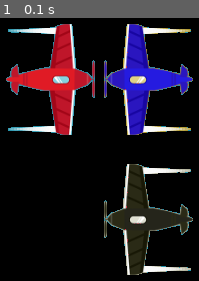
Above: before the commit, frame 1.
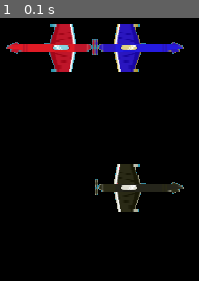
Above: after the commit, the same moment.

Repository: artzhemch/pygame_project
Game: pygame game, started from image_processing.py
The game is run twice, just before and just after one commit, with the same random seed, the same clock (stepped at 60 frames per second) and the same inputs.
Inputs:
- Up to frame 1 (0.1 s): no input

The runs differ from the first frame. In frame 1, 26% of the frame differs, in the area x 3-97%, y 2-98%.

Commit message:
Создание уровня, перемещение самолётов и их генерация

Diff:
--- a/constants.py
+++ b/constants.py
@@ -1,7 +1,9 @@
-WIDTH, HEIGHT = 700, 500
+SCREEN_WIDTH, SCREEN_HEIGHT = 700, 500
 IMAGES_DIRECTORY = 'images'
 BACKGROUND_COLOR = (38, 149, 173)
-DEFAULT_BULLET_SPEED = (10, 0)
+DEFAULT_BULLET_SPEED = (15, 0)
 DEFAULT_ENEMY_SPEED = (-10, 0)
 DEFAULT_HP = 1
 PLAYER_HP = 100
+PROJ_SPEED = 15
+RATE_OF_FIRE = 10
--- a/entity_class.py
+++ b/entity_class.py
@@ -48,7 +48,6 @@
             if len(collides) > 0:
                 for i in collides:
                     self.get_hit(i)
-                #self.rect = self.rect.move(10, 10)
 
     def get_hit(self, other):
         "Столкновение с другим объектом"
@@ -60,7 +59,6 @@
 
     def receive_damage(self, damage: int):
         self.hp -= damage
-        print(self.hp)
         if self.hp <= 0:
             self.get_destroyed()
 
--- a/image_processing.py
+++ b/image_processing.py
@@ -24,7 +24,7 @@
     x, y = im.size
     for i in range(x):
         for j in range(y):
-            r, g, b = pixels[i, j]
+            r, g, b = pixels[i, j][:3]
             if abs(sum(pixels[i, j]) - sum(pixels[0, 0])) > 10:
                 if not key:
                     pixels[i, j] = b, g, r
--- a/main.py
+++ b/main.py
@@ -1,21 +1,25 @@
 import pygame
 import os
 import sys
+import random
 from entity_class import Entity
 from plane_class import Plane, Player
-from constants import BACKGROUND_COLOR, WIDTH, HEIGHT
+from constants import BACKGROUND_COLOR, SCREEN_WIDTH, SCREEN_HEIGHT
+
+
+def create_enemy(all_sprites: pygame.sprite.Group) -> Plane:
+    """Создаёт противника в случайном месте на экране"""
+    y = random.randrange(50, SCREEN_HEIGHT - 50)
+    return Plane(all_sprites, alliance=-1, x=SCREEN_WIDTH, y=y)
 
 
 def main():
     pygame.init()
-    size = WIDTH, HEIGHT
+    size = SCREEN_WIDTH, SCREEN_HEIGHT
     clock = pygame.time.Clock()
     screen = pygame.display.set_mode(size)
     all_sprites = pygame.sprite.Group()
     Entity.all_sprites = all_sprites
-
-    Plane(all_sprites, x=100, y=400)
-    Plane(all_sprites, alliance=-1, x=100, y=100, v_x=0, v_y=5)
     player = Player(all_sprites, alliance=1, x=0, y=0)
     running = True
     t = 0
@@ -23,11 +27,13 @@
         for event in pygame.event.get():
             if event.type == pygame.QUIT:
                 running = False
-            if event.type == pygame.MOUSEMOTION:
+            if event.type == pygame.MOUSEMOTION and pygame.mouse.get_focused():
                 x, y = event.pos
-                player.rect.topleft = x - 50, y - 50
+                dx, dy = player.image.get_size()
+                player.rect.topleft = x - dx // 2, y - dy // 2
         if t % 10 == 0:
-            Plane(all_sprites, alliance=-1, x=700, y=100)
+            x = create_enemy(all_sprites)
+            x.fire()
         screen.fill(pygame.Color(BACKGROUND_COLOR))
         all_sprites.draw(screen)
         all_sprites.update()
--- a/plane_class.py
+++ b/plane_class.py
@@ -1,6 +1,7 @@
 from entity_class import Entity
 from image_processing import load_image
-from constants import DEFAULT_ENEMY_SPEED, DEFAULT_HP, PLAYER_HP
+from constants import DEFAULT_ENEMY_SPEED, DEFAULT_HP, \
+    PLAYER_HP, PROJ_SPEED, DEFAULT_RATE_OF_FIRE
 from projectile_class import Projectile
 
 
@@ -17,24 +18,41 @@
                  hp: int = DEFAULT_HP,
                  collision_damage: int = 1,
                  v_x: int = DEFAULT_ENEMY_SPEED[0],
-                 v_y: int = DEFAULT_ENEMY_SPEED[1]):
+                 v_y: int = DEFAULT_ENEMY_SPEED[1],
+                 bullet_speed: tuple[int, int] = (-PROJ_SPEED, 0),
+                 rate_of_fire: int = RATE_OF_FIRE):
         """alliance: какой команде принадлежит объект
         x, y: координаты исходной точки
         v_x, v_y: скорости
         hp: кол-во жизней самолёта,
-        collision_damage: урон от столкновения"""
+        collision_damage: урон от столкновения
+        bullet_speed: скорость полёта снаряда"""
         if not self.__class__.projectile_image:
             self.__class__.projectile_image = load_image(self.__class__.projectile_name)
         super().__init__(*group, alliance=alliance,
                          x=x, y=y, v_x=v_x,
                          v_y=v_y, hp=hp, collision_damage=collision_damage)
+        self.bullet_speed = bullet_speed
         self.fire()
 
     def fire(self):
-        Projectile(Entity.all_sprites, alliance=self.alliance, x=self.rect.x, y=self.rect.y)
+        """"""
+        x, y = self.rect.size
+        try:
+            proj_w, proj_h = Projectile.image.size
+        except AttributeError:
+            proj_w, proj_h = 24, 24
+        proj_rect = self.rect.move(-30, y // 2 - proj_h // 2)
+        Projectile(Entity.all_sprites,
+                   alliance=self.alliance,
+                   x=proj_rect.x,
+                   y=proj_rect.y,
+                   v_x=self.bullet_speed[0],
+                   v_y=self.bullet_speed[1])
 
 
 class Player(Plane):
+    """Класс игрока"""
     image_name = 'player_plane.png'
     image = None
 
@@ -45,7 +63,9 @@
                  hp: int = PLAYER_HP,
                  collision_damage: int = 999,
                  v_x: int = 0,
-                 v_y: int = 0):
+                 v_y: int = 0,
+                 bullet_speed: tuple[int, int] = (PROJ_SPEED, 0)):
         super().__init__(*group, alliance=alliance,
                          x=x, y=y, v_x=v_x,
-                         v_y=v_y, hp=hp, collision_damage=collision_damage)
+                         v_y=v_y, hp=hp, collision_damage=collision_damage,
+                         bullet_speed=bullet_speed)
--- a/projectile_class.py
+++ b/projectile_class.py
@@ -3,7 +3,7 @@
 
 class Projectile(Entity):
     """Класс снаряда"""
-    projectile_name = 'bullet.png'
+    image_name = 'bullet.png'
     image = None
 
     def __init__(self,
@@ -11,7 +11,7 @@
                  alliance: int = 0,
                  x: int,
                  y: int,
-                 v_x: int = 0,
+                 v_x: int = -10,
                  v_y: int = 0,
                  collision_damage: int = 1):
         super().__init__(*group, alliance=alliance, collision_damage=collision_damage, x=x, y=y, v_x=v_x, v_y=v_y)
Binary file changed: images/enemy2_plane.png
Binary file changed: images/enemy_plane.png
Binary file changed: images/player_plane.png
